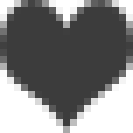
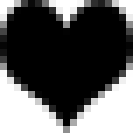
The second w=133, h=133 image is a revision of the first. Changes to its layers:
pixels changed over (x1=0, y1=0, x2=133, y2=133) (layer not identified)
